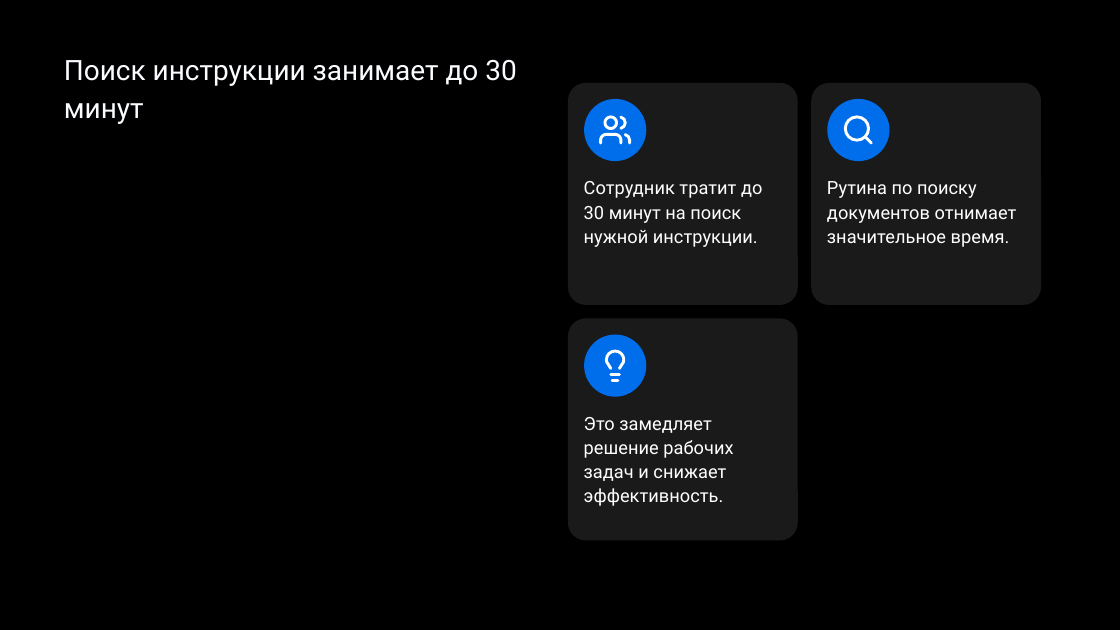
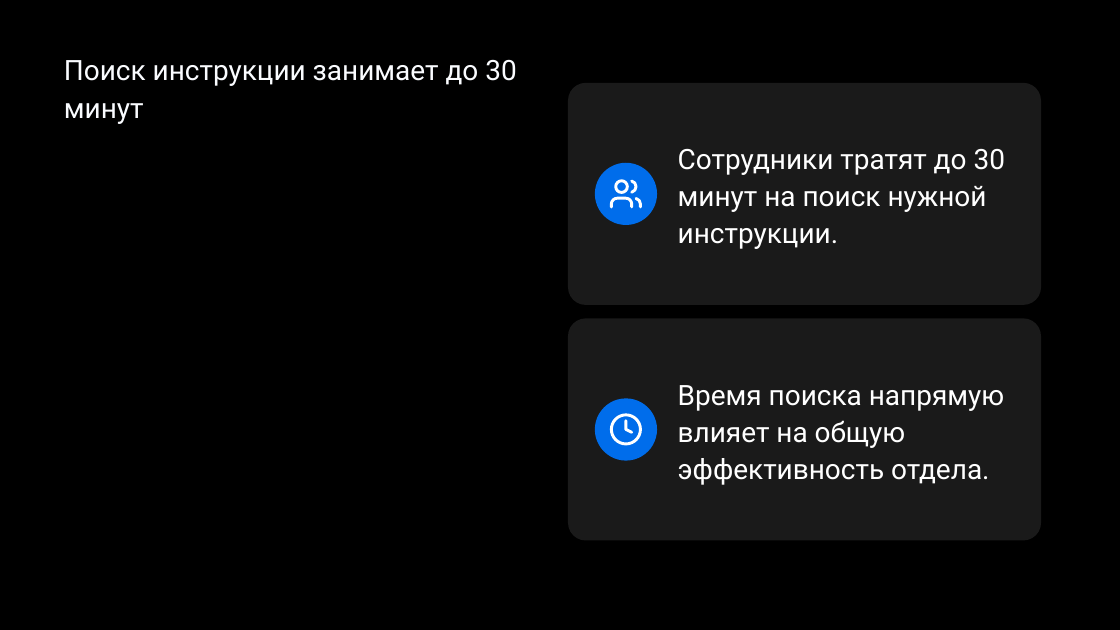
Before and after one commit to temurysega/lct_vk, a slide deck: slide 2 of deliverables/vk-tech-balanced.pptx. Drawn at 1120x630 pixels with LibreOffice and Linux fonts; fonts in the diff are those of the drawing; background and template pictures are left out. Boxes give left, top, right and bottom in pixels: in the first picture for what was removed or moved away, otherwise in the second. Text is boxed around its words. In the diff, an @@ line names an element or a change of style, - is before the commit and + after.

```diff
--- a/deliverables/vk-tech-balanced.pptx
+++ b/deliverables/vk-tech-balanced.pptx
@@ rounded rectangle resized from (x1=568, y1=83, x2=797, y2=305) to (x1=568, y1=83, x2=1040, y2=305) @@
@@ text "Сотрудники тратят до 30 минут ..." at (x1=678, y1=149, x2=1005, y2=249): vertical alignment top to middle @@
@@ text at (x1=678, y1=149, x2=1005, y2=249): text changed; size 11.7 to 18 pt @@
-Сотрудник тратит до 30 минут на поиск нужной инструкции.
+Сотрудники тратят до 30 минут на поиск нужной инструкции.
@@ ellipse moved from (x1=584, y1=99, x2=646, y2=161) to (x1=595, y1=162, x2=657, y2=225) @@
@@ freeform shape moved from (x1=598, y1=113, x2=633, y2=148) to (x1=608, y1=177, x2=643, y2=212) @@
@@ rounded rectangle resized from (x1=811, y1=83, x2=1040, y2=305) to (x1=568, y1=318, x2=1040, y2=540) @@
@@ text "Время поиска напрямую влияет на ..." at (x1=678, y1=385, x2=1004, y2=485): vertical alignment top to middle @@
@@ text at (x1=678, y1=385, x2=1004, y2=485): text changed; size 11.7 to 18 pt @@
-Рутина по поиску документов отнимает значительное время.
+Время поиска напрямую влияет на общую эффективность отдела.
@@ group removed at (x1=568, y1=318, x2=797, y2=540): 1 rounded rectangle, 1 ellipse, 1 freeform shape, 1 text @@
-Это замедляет решение рабочих задач и снижает эффективность.
@@ ellipse moved from (x1=828, y1=99, x2=890, y2=161) to (x1=595, y1=399, x2=657, y2=461) @@
@@ freeform shape moved from (x1=841, y1=113, x2=876, y2=148) to (x1=608, y1=412, x2=643, y2=447) @@
```
Also in this commit, not shown: 6 other slides changed, 5 slides added, 5 slides removed, 39 other files.
